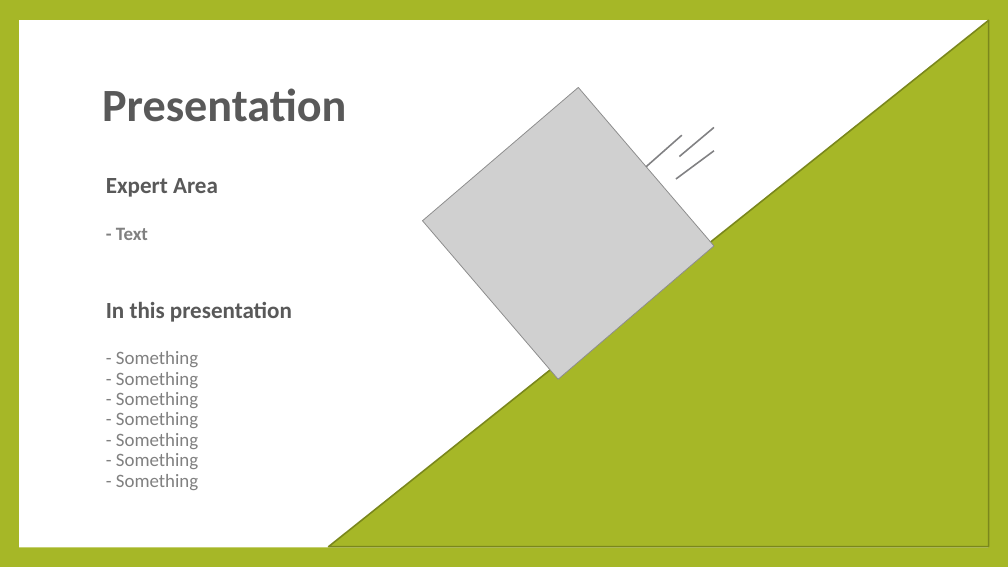
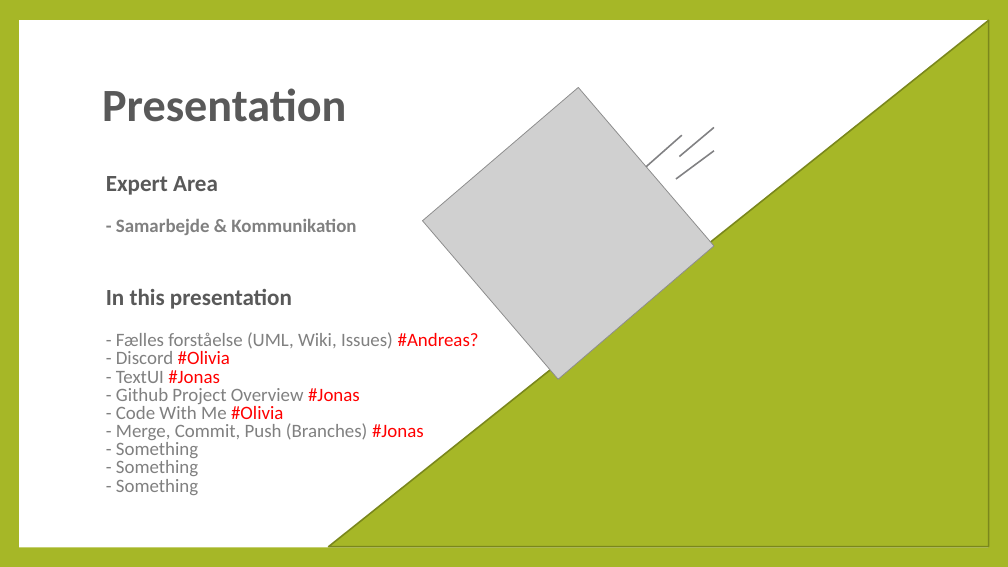
Before and after one commit to Guacamoleboy/SP3, a slide deck: slide 2 of PowerPoint/SP3.pptx. Drawn at 1008x567 pixels with LibreOffice and Linux fonts; fonts in the diff are those of the drawing; grey boxes stand for pictures. Boxes give left, top, right and bottom in pixels: in the first picture for what was removed or moved away, otherwise in the second. Text is boxed around its words. In the diff, an @@ line names an element or a change of style, - is before the commit and + after.

Commit message:
PowerPoint update

```diff
--- a/PowerPoint/SP3.pptx
+++ b/PowerPoint/SP3.pptx
@@ text at <box>106,176,479,495</box>: text changed @@
-Expert Area
-- Text
-In this presentation
-- Something
-- Something
-- Something
-- Something
-- Something
-- Something
-- Something
+Expert Area
+- Samarbejde & Kommunikation
+In this presentation
+- Fælles forståelse (UML, Wiki, Issues) #Andreas?
+- Discord #Olivia
+- TextUI #Jonas
+- Github Project Overview #Jonas
+- Code With Me #Olivia
+- Merge, Commit, Push (Branches) #Jonas
+- Something
+- Something
+- Something
```
